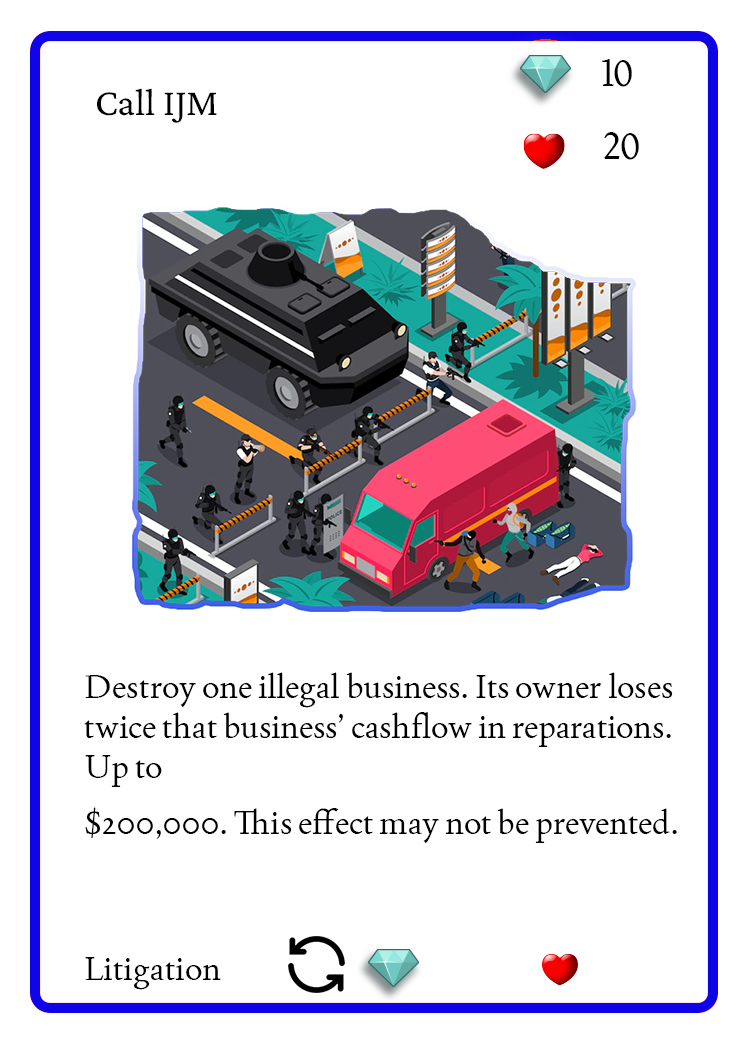
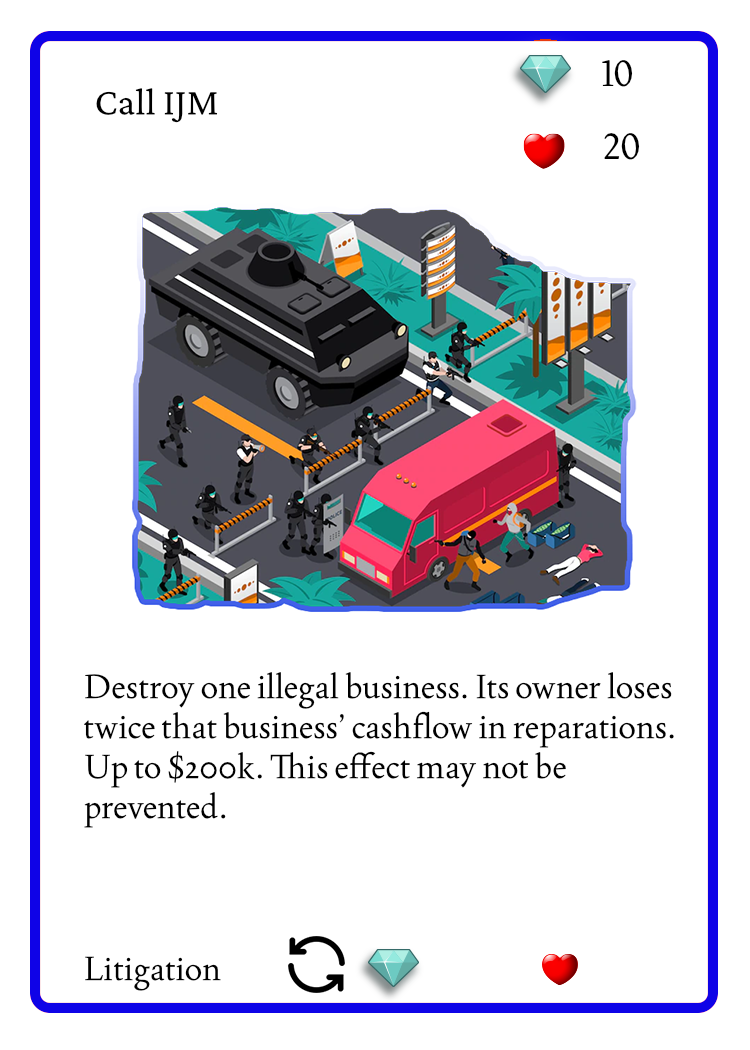
Revision of a layered (750, 1050) image; what changed, layer by layer:
painted on "Bribe Court" over [96, 88, 218, 123]
painted on "Bribery" over [85, 956, 221, 991]
painted on "0" over [604, 132, 640, 160]
painted on "1" over [602, 59, 633, 87]
painted on "Destroy one illegal business. Its owner loses twice that busine" over [84, 672, 677, 844]
